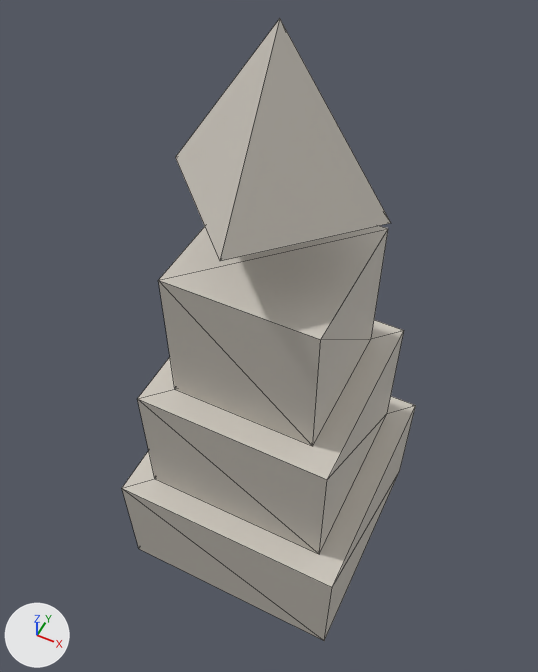
An edit to the glTF model public/studio/v2.15.0/d_tower/model.glb, drawn before and after from the same camera.
Before and after are seen from a 50 mm camera at (1.98, -4.11, 8.29) aimed at (-0.09, 0.02, 3.13). Every picture has the same lights, and +X, +Y and +Z are marked at lower left. The picture after the commit comes second. Mesh edges are drawn as thin lines. Where no turn or scale is listed for an object, it has been applied to the vertices.

In view in the first picture: 'part0', 'part1', 'part2', 'part3'.
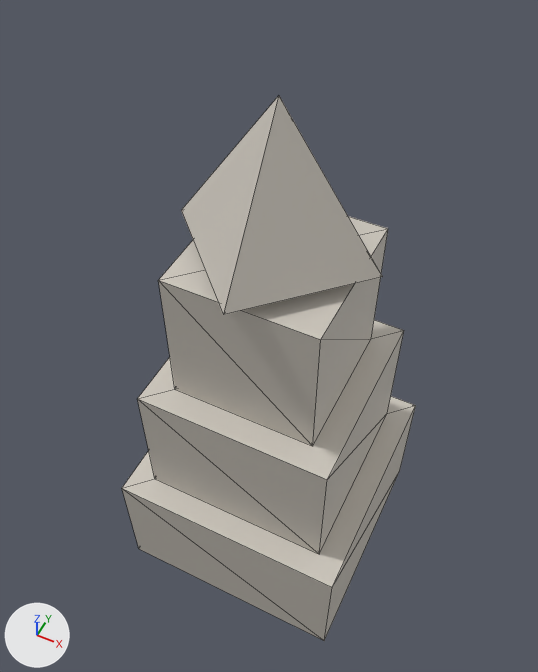
Patch to the scene script:
```diff
--- a/public/studio/v2.15.0/d_tower/model.glb.py
+++ b/public/studio/v2.15.0/d_tower/model.glb.py
@@ me_geometry_3 @@
 # used by ob_part3; location = (0.0, 0.0, 0.0)
-me_geometry_3.from_pydata(...)  # 6 vertices, 8 faces; spans x -0.9..0.9, y -0.9..0.9, z 4.85..6.15
+me_geometry_3.from_pydata(...)  # 6 vertices, 8 faces; spans x -0.9..0.9, y -0.9..0.9, z 4.32..5.62
+# me_geometry_3 part 1: the whole mesh is moved by (0.0, 0.0, -0.53)
 me_geometry_3.materials.append(mat_defaultmaterial_003)
```

Changed parts and their boxes (x1, y1, x2, y2) in the pictures (538 x 672 px):
'part3', moved: before (175, 19, 391, 261); after (181, 96, 383, 315)
